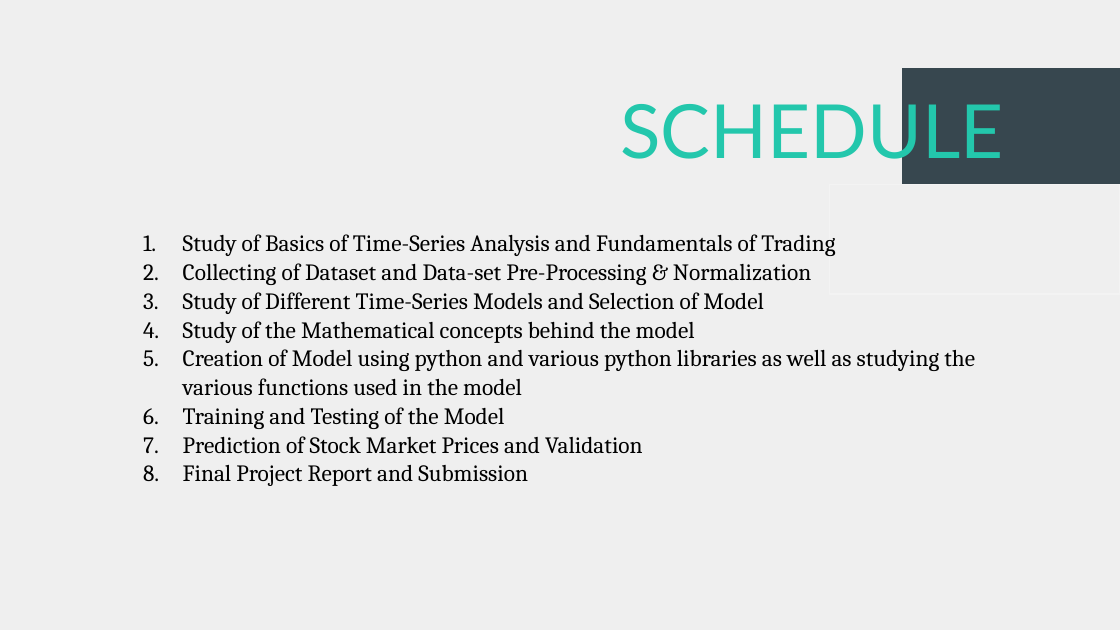
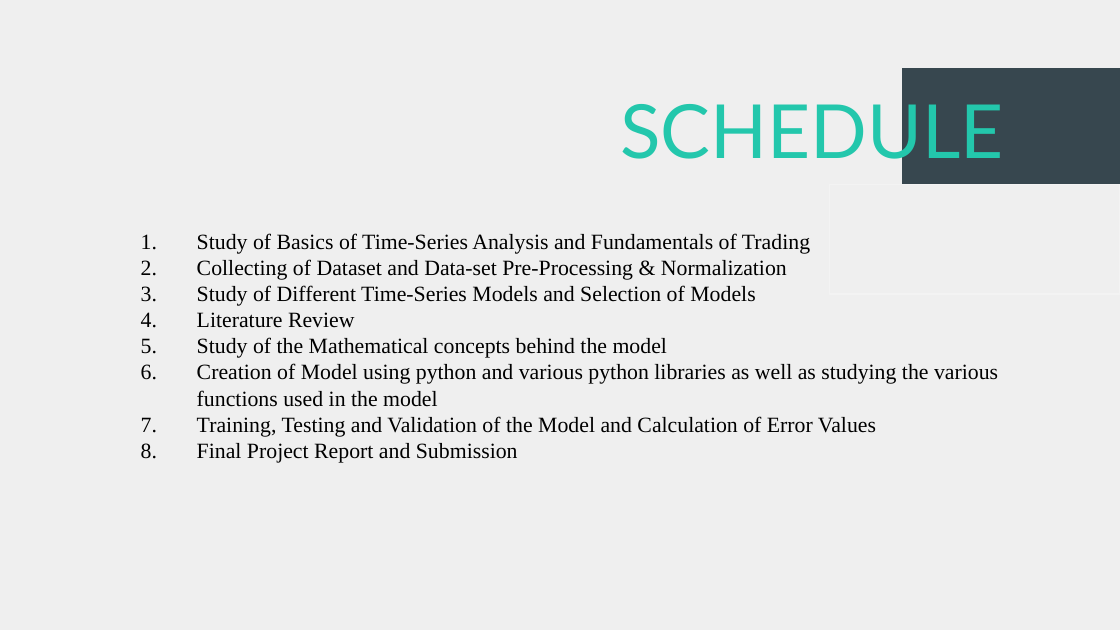
Before and after one commit to dipanshuagarwal/Stock-Market-Forecasting, a slide deck: slide 5 of Meetings/M2 - Project Proposal.pptx. Drawn at 1120x630 pixels with LibreOffice and Linux fonts; fonts in the diff are those of the drawing. Boxes give left, top, right and bottom in pixels: in the first picture for what was removed or moved away, otherwise in the second. Text is boxed around its words. In the diff, an @@ line names an element or a change of style, - is before the commit and + after.

```diff
--- a/Meetings/M2 - Project Proposal.pptx
+++ b/Meetings/M2 - Project Proposal.pptx
@@ text at <box>197,233,998,463</box>: size 15 to 14 pt, font Cambria to Times New Roman in "Study of Basics of Time-Series Analysis and ...", "Collecting of Dataset and Data-set Pre-Processing & ...", "Study of the Mathematical concepts behind the ...", "Creation of Model using python and various ..." and 1 more places; indent changed; line spacing 1.03 to 1 @@
@@ text at <box>197,285,755,328</box>: text changed; size 15 to 14 pt; font Cambria to Times New Roman @@
-3. Study of Different Time-Series Models and Selection of Model
+3. Study of Different Time-Series Models and Selection of Models
+4. Literature Review
@@ text at <box>197,416,876,437</box>: text changed; size 15 to 14 pt; font Cambria to Times New Roman @@
-6. Training and Testing of the Model
-7. Prediction of Stock Market Prices and Validation
+7. Training, Testing and Validation of the Model and Calculation of Error Values
```
Also in this commit, not shown: 2 other slides changed, 15 other files.
